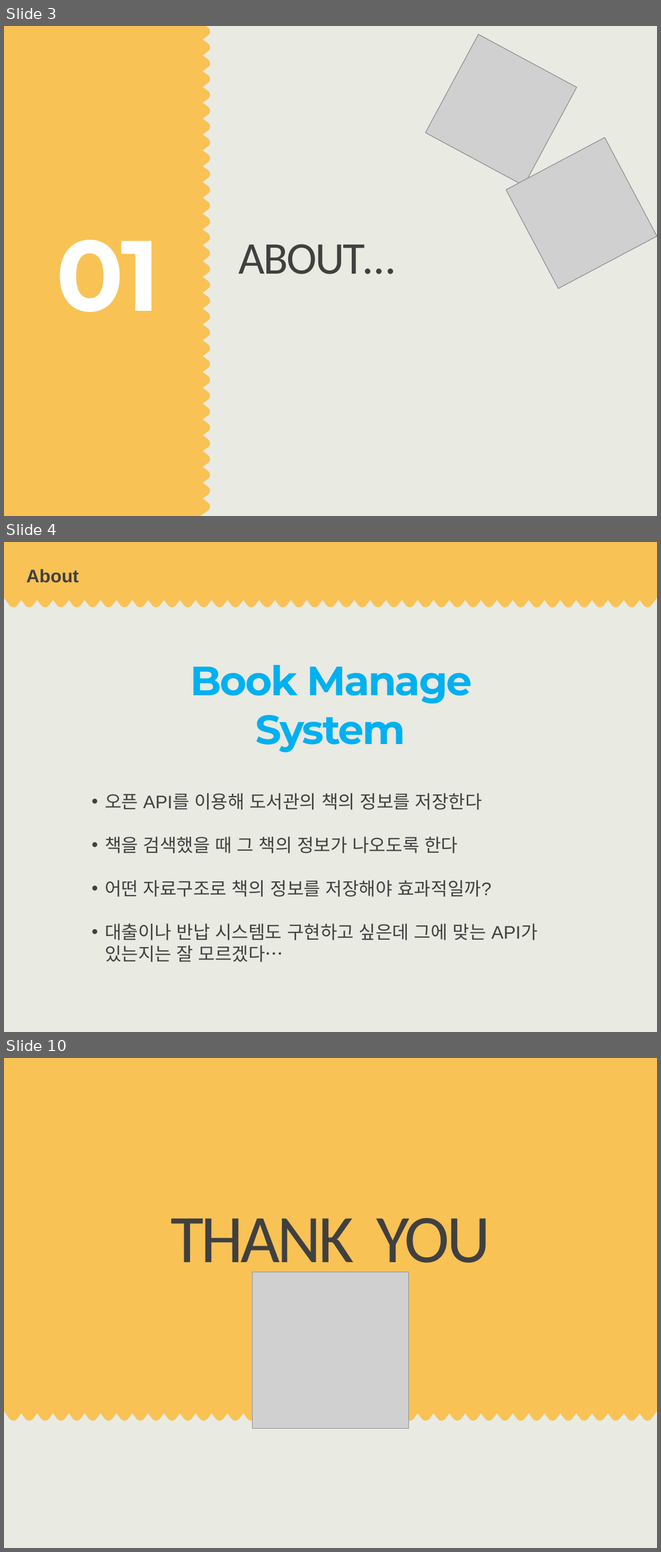
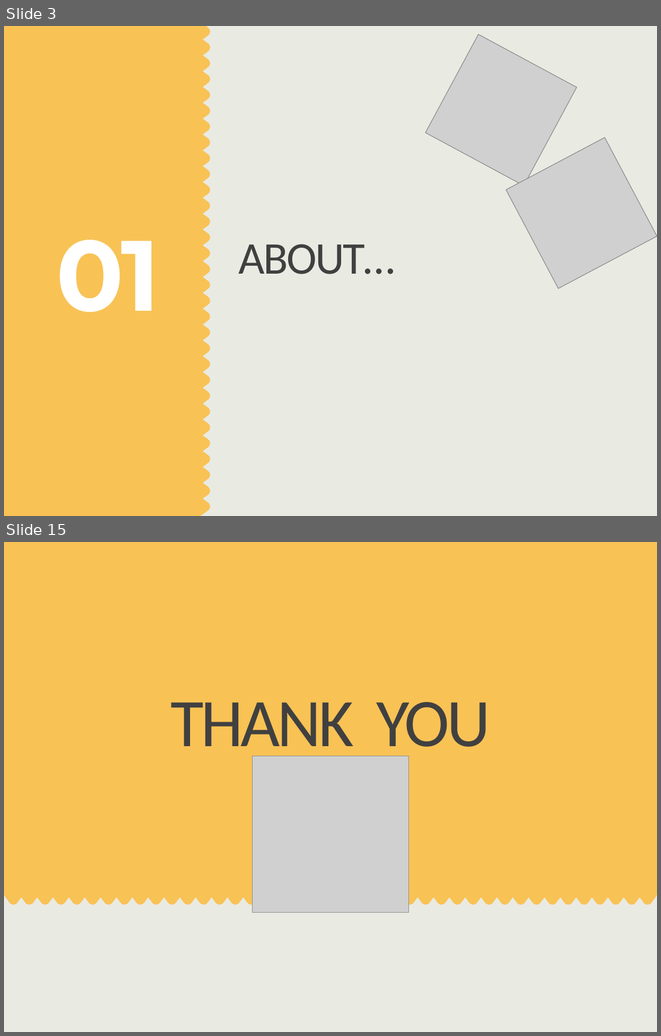
Before and after one commit to ilovethisid/Data-Structure-Design, a slide deck: week1.pptx. Shown one above the other, each under a label of ours: slides 3, 4 and 10 before the commit, slides 3 and 15 after it; the slides between them are not shown. The pictures are 661x1552 and 661x1036 pixels, drawn with LibreOffice and Linux fonts; fonts in the diff are those of the drawing; grey boxes stand for pictures. Boxes give left, top, right and bottom in pixels: in the first picture for what was removed or moved away, otherwise in the second. Text is boxed around its words. In the diff, an @@ line names an element or a change of style, - is before the commit and + after.

```diff
--- a/week1.pptx
+++ b/week1.pptx
@@ slide 4 removed at box(4, 542, 657, 1032), background #E9EAE2 @@
@@ freeform shape removed at box(4, 542, 657, 607) @@
@@ title removed at box(26, 569, 79, 583) @@
-About
@@ text removed at box(191, 665, 472, 752) @@
-Book Manage System
@@ text removed at box(105, 793, 538, 962) @@
-• 오픈 API를 이용해 도서관의 책의 정보를 저장한다
-• 책을 검색했을 때 그 책의 정보가 나오도록 한다
-• 어떤 자료구조로 책의 정보를 저장해야 효과적일까?
-• 대출이나 반납 시스템도 구현하고 싶은데 그에 맞는 API가 있는지는 잘 모르겠다…
@@ what was slide 10 is now slide 15 @@
```
Also in this commit, not shown: 4 slides changed, 8 slides added, 2 other slides removed.
